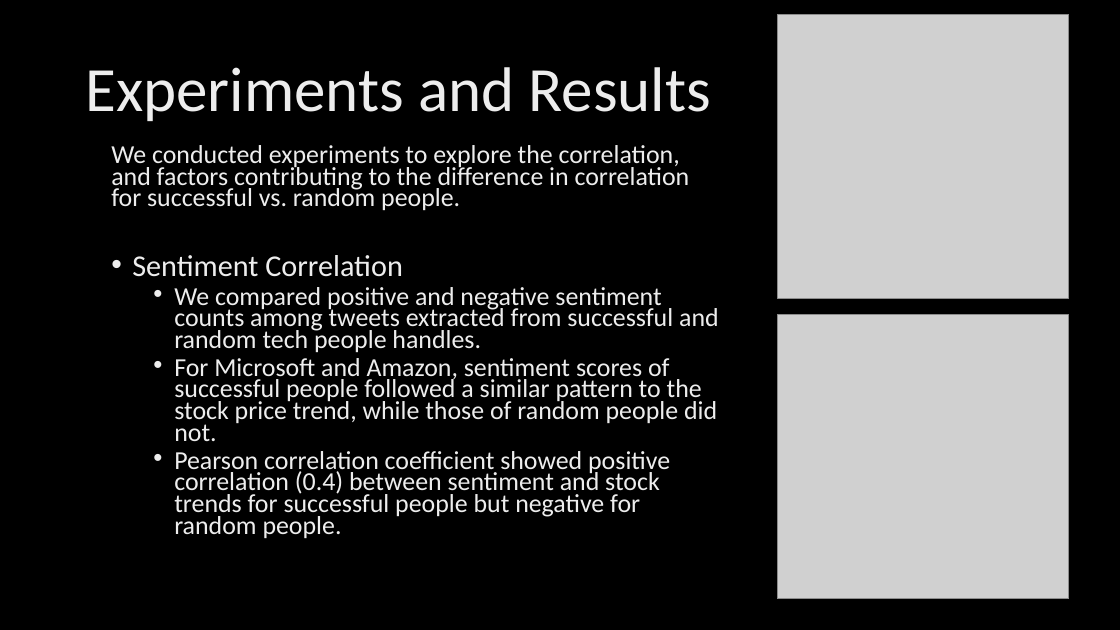
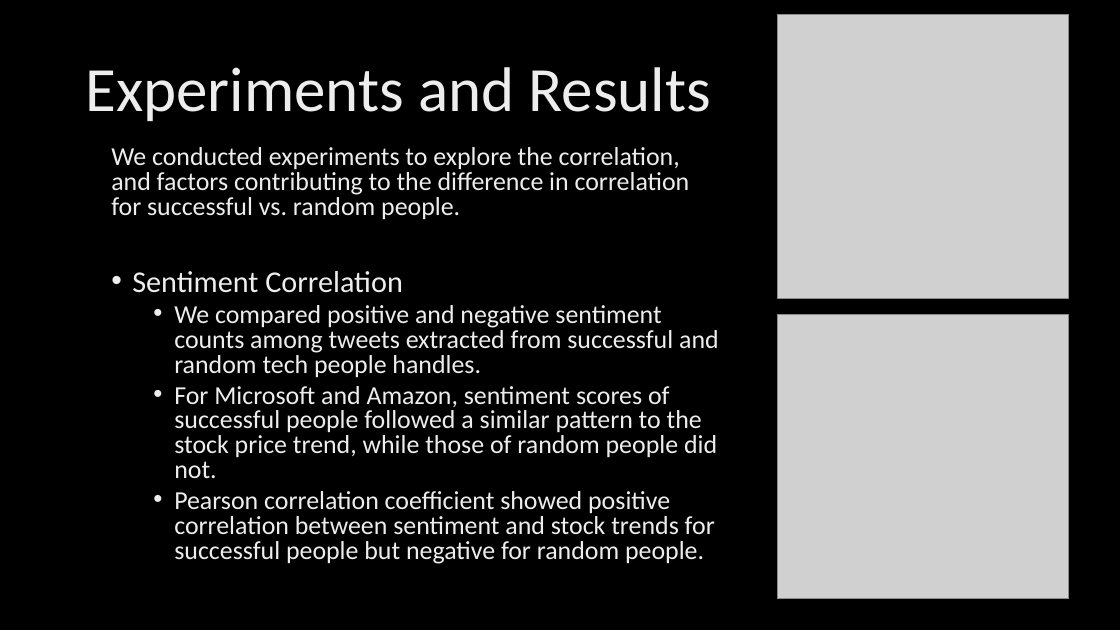
Before and after one commit to AkankshaCheeti/TwitterSentimentAnalysis, a slide deck: slide 6 of NLP.pptx. Drawn at 1120x630 pixels with LibreOffice and Linux fonts; fonts in the diff are those of the drawing; grey boxes stand for pictures; background and template pictures are left out. Boxes give left, top, right and bottom in pixels: in the first picture for what was removed or moved away, otherwise in the second. Text is boxed around its words. In the diff, an @@ line names an element or a change of style, - is before the commit and + after.

Commit message:
ppt

```diff
--- a/NLP.pptx
+++ b/NLP.pptx
@@ text at box(111, 147, 719, 478): line spacing 0.7 to 0.8 @@
@@ text at box(174, 491, 715, 564): text changed @@
-  • Pearson correlation coefficient showed positive correlation (0.4) between sentiment and stock trends for successful people but negative for random people.
+  • Pearson correlation coefficient showed positive correlation between sentiment and stock trends for successful people but negative for random people.
```
